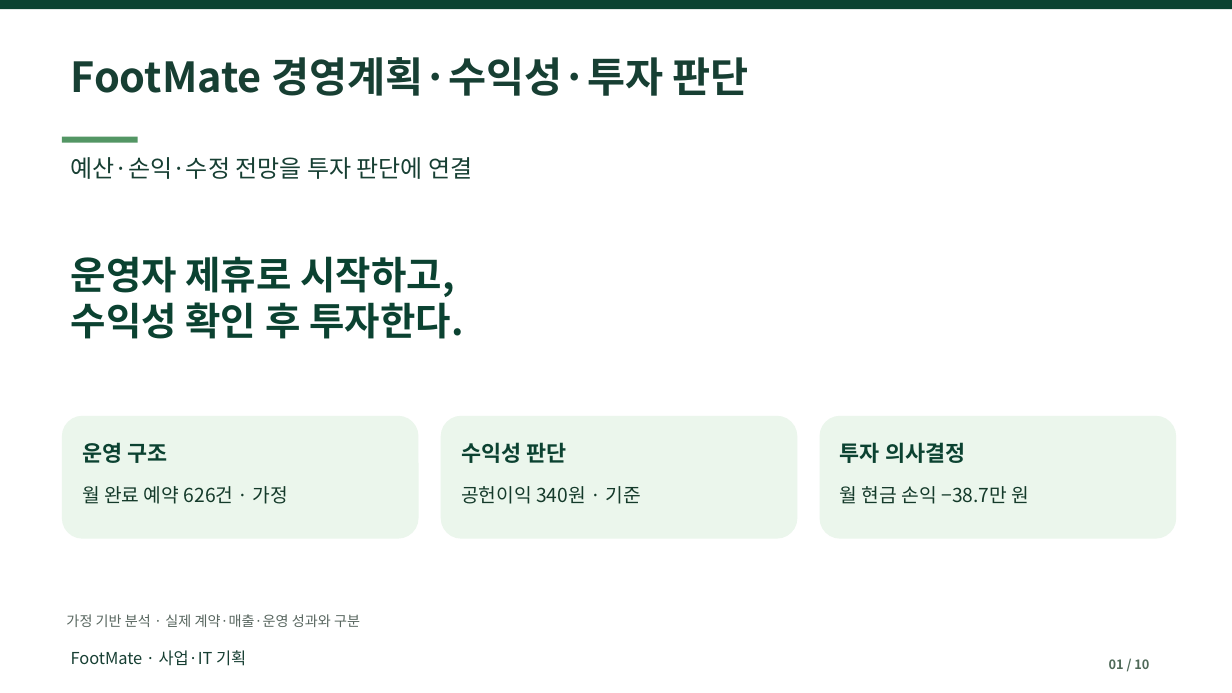
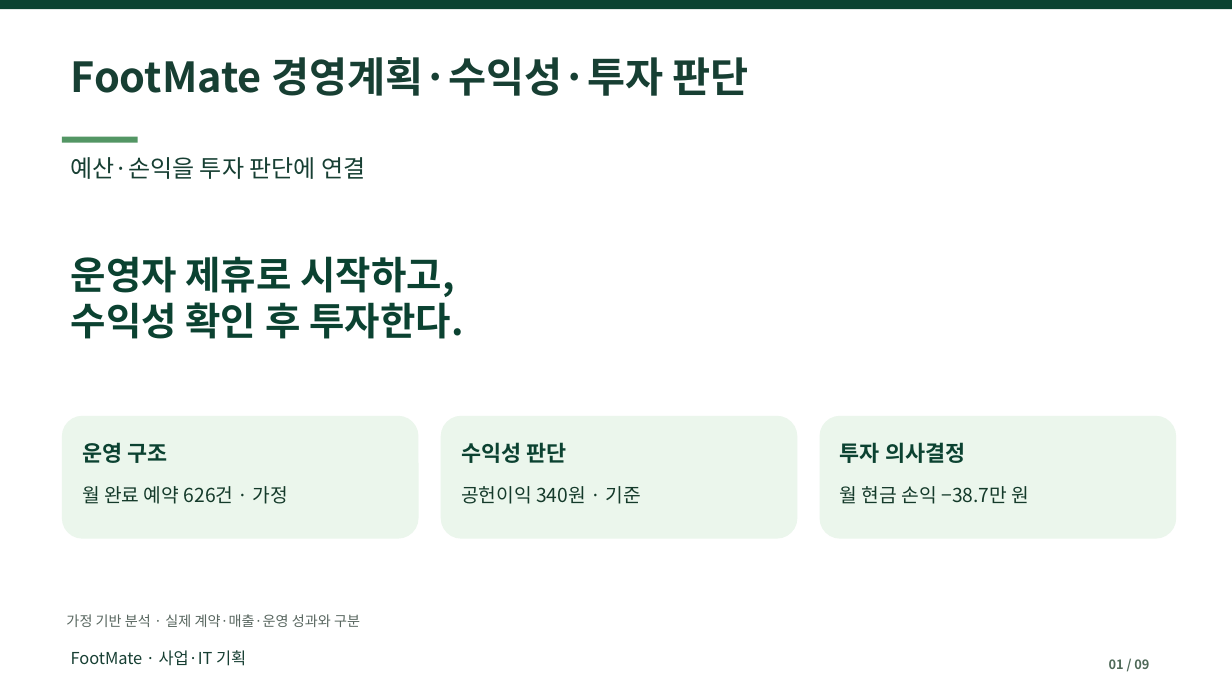
Before and after one commit to dohyunkimmm/footmate, a slide deck: slide 1 of src/case-study/downloads/footmate_report.pptx. Drawn at 1232x693 pixels with LibreOffice and Linux fonts; fonts in the diff are those of the drawing. Boxes give left, top, right and bottom in pixels: in the first picture for what was removed or moved away, otherwise in the second. Text is boxed around its words. In the diff, an @@ line names an element or a change of style, - is before the commit and + after.

```diff
--- a/src/case-study/downloads/footmate_report.pptx
+++ b/src/case-study/downloads/footmate_report.pptx
@@ text at <box>71,157,365,179</box>: text changed @@
-예산·손익·수정 전망을 투자 판단에 연결
+예산·손익을 투자 판단에 연결
@@ text at <box>1109,659,1149,669</box>: text changed @@
-01 / 10
+01 / 09
```
Also in this commit, not shown: 8 other slides changed, 1 slide removed, 3 other files.
